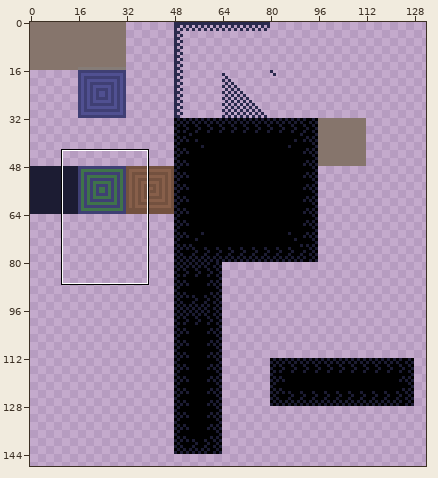
A sprite sheet gets an edit: Assets/Sprites/ld_tileset-Sheet.png. The picture above shows the old version from afar; the outline marks the close-up.
Close-up. Old version:
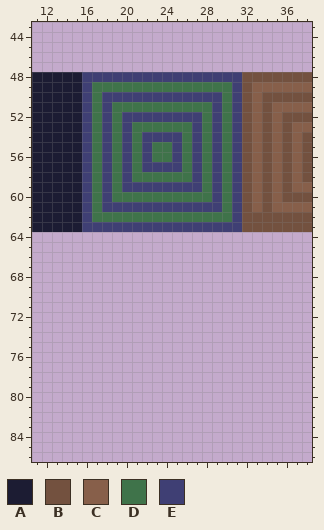
The file is 256x256 pixels. Shown: x 11..38, y 43..86. The wide view leaves out empty margins.
Palette (. is transparent): A #1c1c33  B #73513f  C #875f4a  D #3f734a  E #3f3f74
Pixels before, first column x 11:
48 AAAAAEEEEEEEEEEEEEEEEBBBBBBB
49 AAAAAEDDDDDDDDDDDDDDEBCCCCCC
50 AAAAAEDEEEEEEEEEEEEDEBCBBBBB
51 AAAAAEDEDDDDDDDDDDEDEBCBCCCC
52 AAAAAEDEDEEEEEEEEDEDEBCBCBBB
53 AAAAAEDEDEDDDDDDEDEDEBCBCBCC
54 AAAAAEDEDEDEEEEDEDEDEBCBCBCB
55 AAAAAEDEDEDEDDEDEDEDEBCBCBCB
56 AAAAAEDEDEDEDDEDEDEDEBCBCBCB
57 AAAAAEDEDEDEEEEDEDEDEBCBCBCB
58 AAAAAEDEDEDDDDDDEDEDEBCBCBCB
59 AAAAAEDEDEEEEEEEEDEDEBCBCBCC
60 AAAAAEDEDDDDDDDDDDEDEBCBCBBB
61 AAAAAEDEEEEEEEEEEEEDEBCBCCCC
62 AAAAAEDDDDDDDDDDDDDDEBBBBBBB
63 AAAAAEEEEEEEEEEEEEEEEBBBBBBB
Once edited:
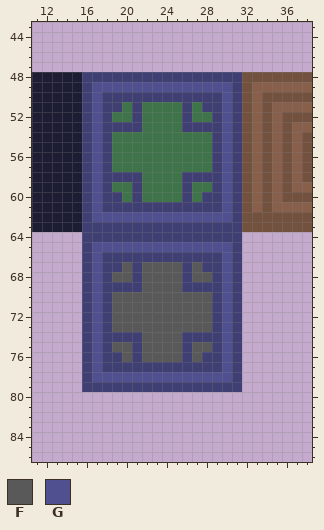
Colours new in this view: F #595959  G #505091
Change:
Changed rows in their new state; - is an unchanged pixel.
first column x 16:
49 -GGGGGGGGGGGGGG-
50 -G------------G-
51 -G-E-E----E-E-G-
52 -G--D-DDDD-D--G-
53 -G-E-E----E-E-G-
54 -G--D-DDDD-D--G-
55 -G--D-D--D-D--G-
56 -G--D-D--D-D--G-
57 -G--D-DDDD-D--G-
58 -G-E-E----E-E-G-
59 -G--D-DDDD-D--G-
60 -G-E-E----E-E-G-
61 -G------------G-
62 -GGGGGGGGGGGGGG-
64 EEEEEEEEEEEEEEEE
65 EGGGGGGGGGGGGGGE
66 EGEEEEEEEEEEEEGE
67 EGEEFEFFFFEFEEGE
68 EGEFFEFFFFEFFEGE
69 EGEEEEFFFFEEEEGE
70 EGEFFFFFFFFFFEGE
71 EGEFFFFFFFFFFEGE
72 EGEFFFFFFFFFFEGE
73 EGEFFFFFFFFFFEGE
74 EGEEEEFFFFEEEEGE
75 EGEFFEFFFFEFFEGE
76 EGEEFEFFFFEFEEGE
77 EGEEEEEEEEEEEEGE
78 EGGGGGGGGGGGGGGE
79 EEEEEEEEEEEEEEEE
Where, in picture pixels (left, top, right, bottom), the same in both close-ups:
changed: (82, 82, 242, 392)
